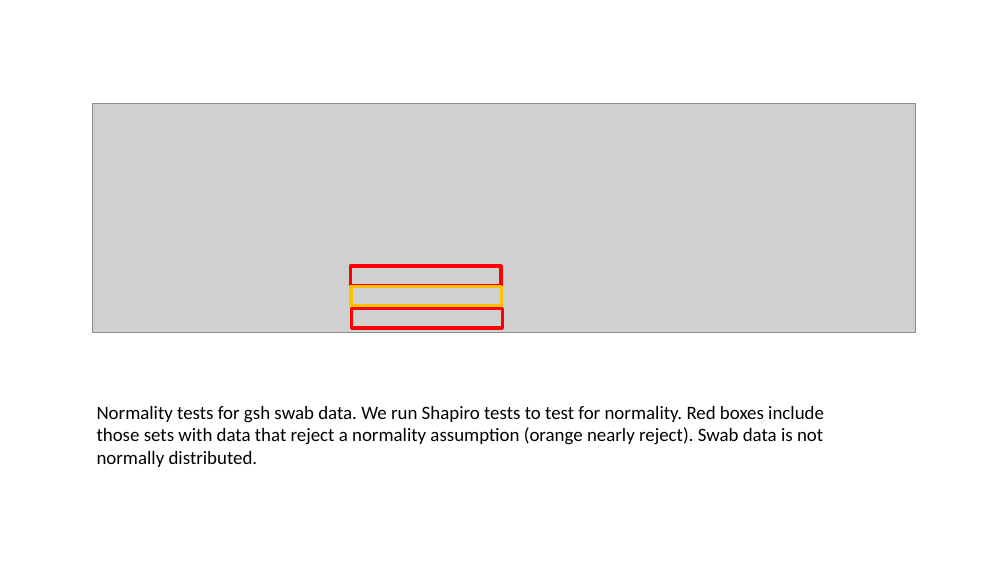
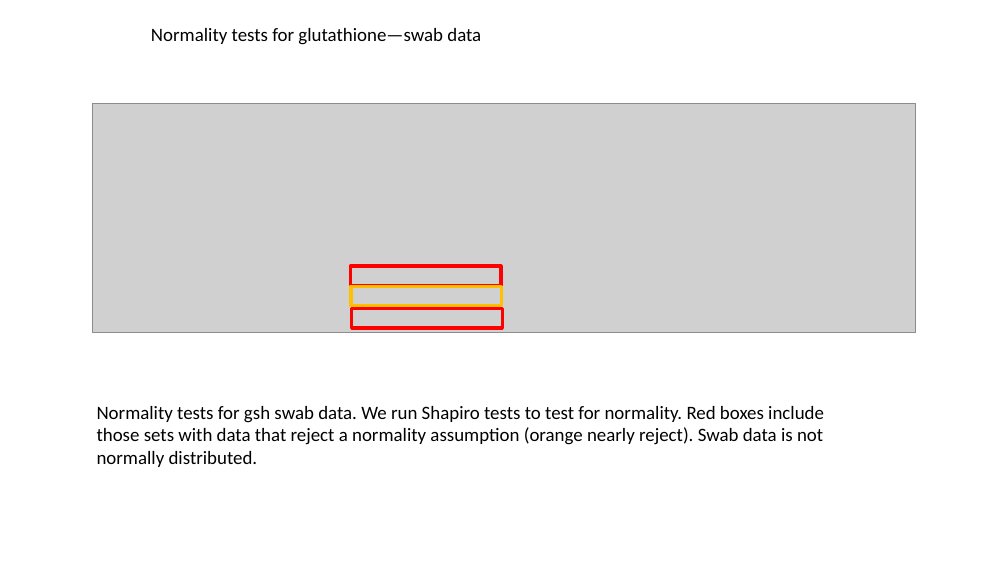
Before and after one commit to amphibian-exeff/vanmeter_salamander_exposures, a slide deck: slide 9 of pptx/vanmeter_salamander_exposures.pptx. Drawn at 1008x567 pixels with LibreOffice and Linux fonts; fonts in the diff are those of the drawing; grey boxes stand for pictures. Boxes give left, top, right and bottom in pixels: in the first picture for what was removed or moved away, otherwise in the second. Text is boxed around its words. In the diff, an @@ line names an element or a change of style, - is before the commit and + after.

Commit message:
swab test results and kernel density figures

```diff
--- a/pptx/vanmeter_salamander_exposures.pptx
+++ b/pptx/vanmeter_salamander_exposures.pptx
@@ text added at (x1=151, y1=28, x2=481, y2=45), 18 pt, text #000000 @@
+Normality tests for glutathione—swab data
```
Also in this commit, not shown: 13 other slides changed, 9 slides added, 1 slide removed, 3 other files.
